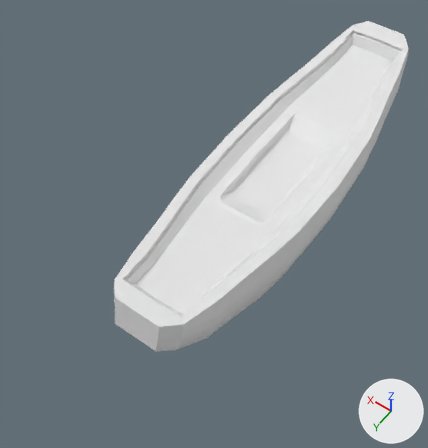
What one commit did to the FBX model Assets/Models/ship base.fbx.
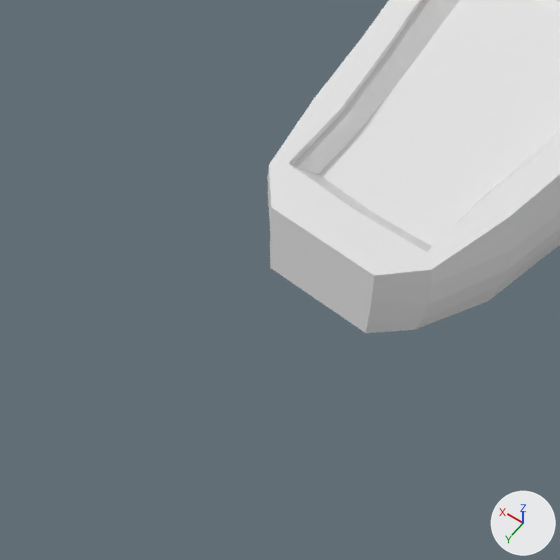
Each version is shown whole from a 50 mm lens placed at (-5.09, 10.57, 12.33), pointed at (0.62, 2.58, -0.23), then close up on the part from 0% to 56% of the width and 47% to 100% of the height. Every picture has the same lights, and +X, +Y and +Z are marked at lower right. Where no turn or scale is listed for an object, it has been applied to the vertices.

The first close-up shows 'Ship Base'.
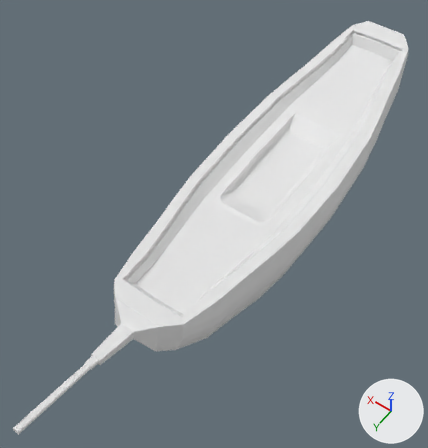
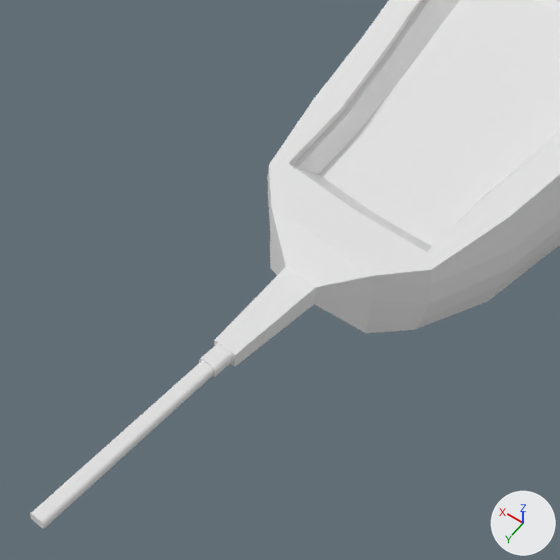
Patch to the scene script:
```diff
--- a/Assets/Models/ship base.fbx.py
+++ b/Assets/Models/ship base.fbx.py
@@ me_cube @@
 # used by ob_ship_base; location = (0.03, 0.41, 0.32)
-me_cube.from_pydata(...)  # 675 vertices, 664 faces; spans x -1.79..1.82, y -6.53..6.11, z -1.79..1.13
+me_cube.from_pydata(...)  # 787 vertices, 760 faces; spans x -1.79..1.82, y -6.53..9.27, z -1.79..1.2
+# me_cube part 1
+# 5 vertices are removed from x -0.52..0.47, y 5.91..6.07, z 0.04..0.66
+# 16 faces are deleted
+# 4 vertices move from x -0.52..0.47, y 5.91..6.06, z 0.04..0.66 to x -0.21..0.15, y 6.24..6.3, z 0.26..0.51
+# 103 vertices are added at x -0.21..0.15, y 6.24..9.27, z 0.26..1.2
+# 14 new vertices lie (0.0, 0.2, 0.05) away from vertices in x -0.13..0.07, y 7.22..7.25, z 0.58..0.71
+# 112 new faces join them
```

Pixel boxes (x1, y1, x2, y2) of what changed, in the close-ups (560 x 560 px):
'Ship Base', reshaped
    before: (267, 0, 560, 333)
    after: (30, 0, 560, 529)
part 1 of me_cube, built on
    before: (270, 207, 374, 333)
    after: (30, 207, 374, 529)
